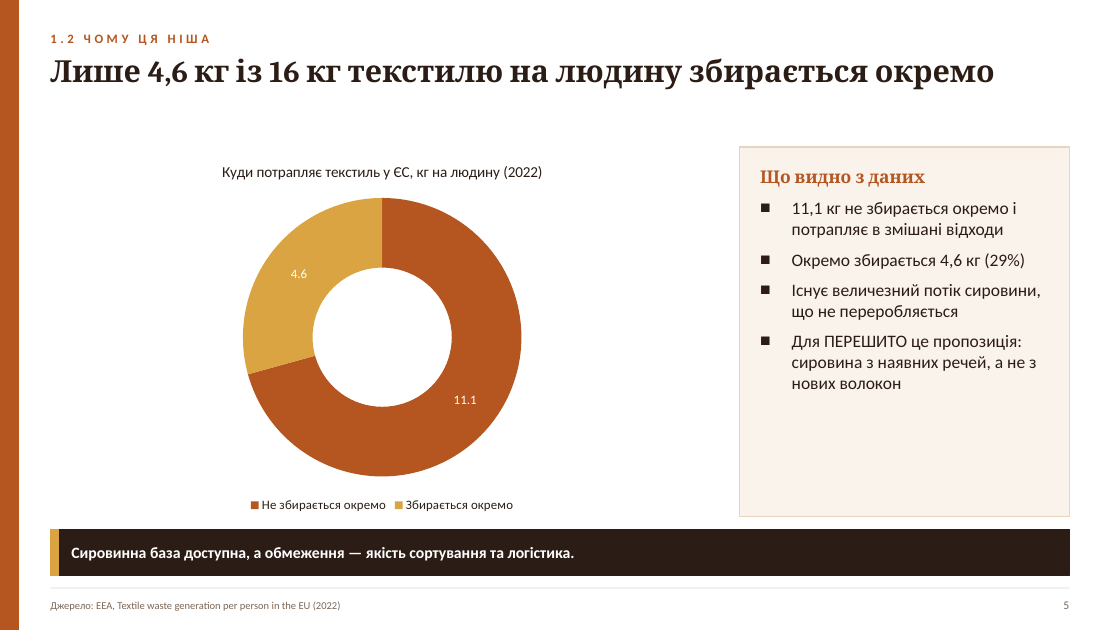
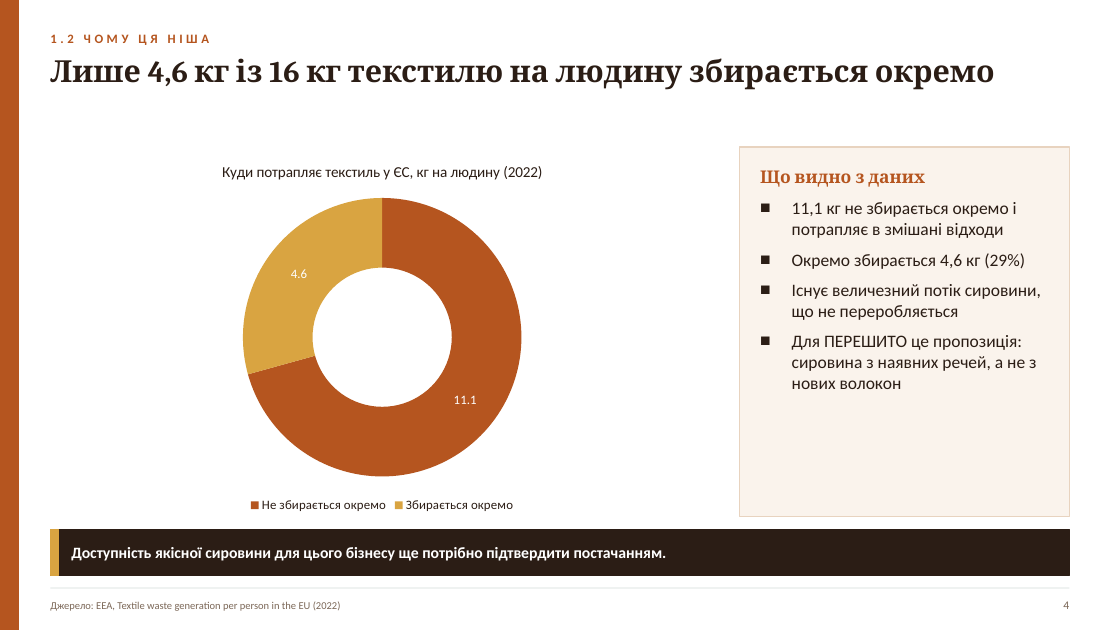
Before and after one commit to Storozh-007/anya-tasks, a slide deck: slide 4 of files/e-commerce/Брушневська_Анна_ЕК_МКР_варіант_3.pptx (slide 5 before the commit). Drawn at 1120x630 pixels with LibreOffice and Linux fonts; fonts in the diff are those of the drawing. Boxes give left, top, right and bottom in pixels: in the first picture for what was removed or moved away, otherwise in the second. Text is boxed around its words. In the diff, an @@ line names an element or a change of style, - is before the commit and + after.

```diff
--- a/files/e-commerce/Брушневська_Анна_ЕК_МКР_варіант_3.pptx
+++ b/files/e-commerce/Брушневська_Анна_ЕК_МКР_варіант_3.pptx
@@ text at (71,547,667,561): text changed @@
-Сировинна база доступна, а обмеження — якість сортування та логістика.
+Доступність якісної сировини для цього бізнесу ще потрібно підтвердити постачанням.
@@ text at (1063,601,1069,609): text changed @@
-5
+4
```
Also in this commit, not shown: 15 other slides changed, 3 slides removed, 17 other files.
